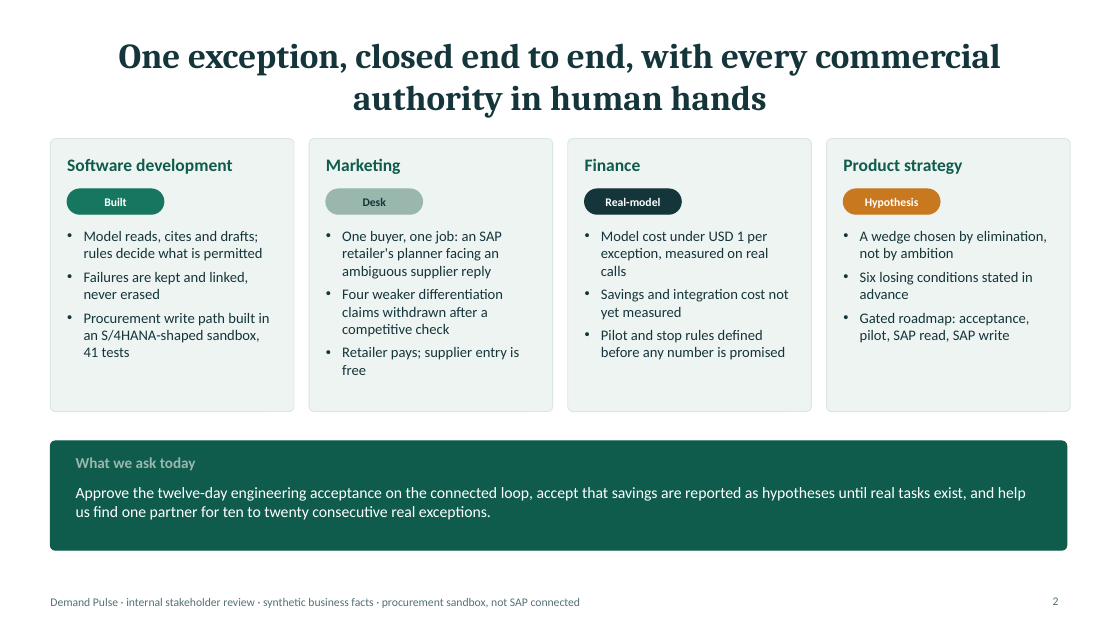
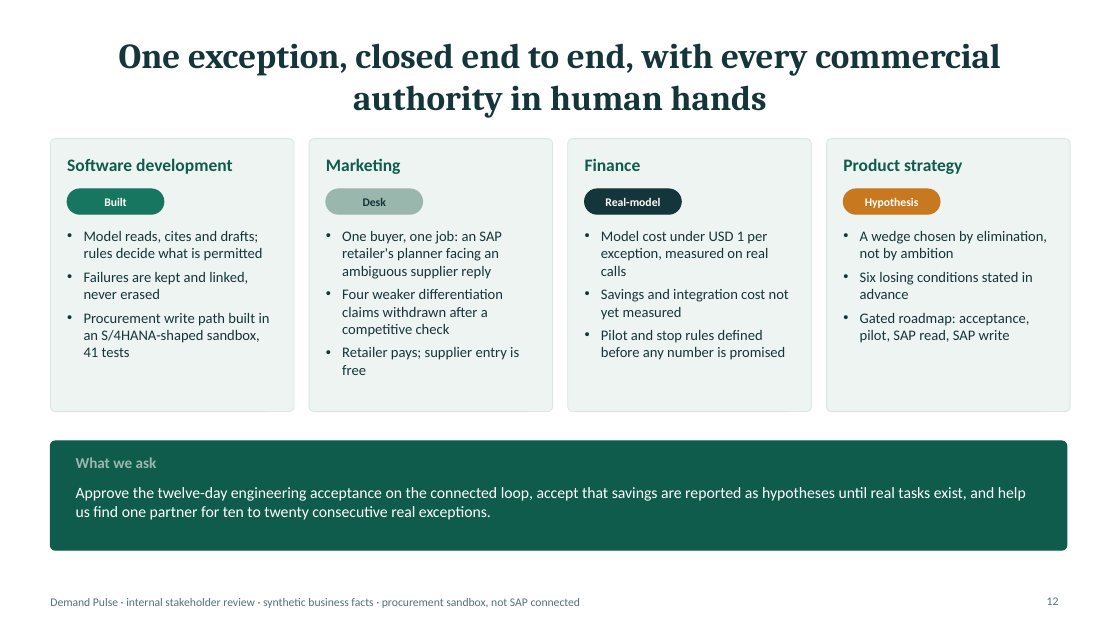
Before and after one commit to logisticPM/sap, a slide deck: slide 12 of presentations/SAP_Demand_Pulse_Business_Case_Deck.pptx (slide 2 before the commit). Drawn at 1120x630 pixels with LibreOffice and Linux fonts; fonts in the diff are those of the drawing. Boxes give left, top, right and bottom in pixels: in the first picture for what was removed or moved away, otherwise in the second. Text is boxed around its words. In the diff, an @@ line names an element or a change of style, - is before the commit and + after.

```diff
--- a/presentations/SAP_Demand_Pulse_Business_Case_Deck.pptx
+++ b/presentations/SAP_Demand_Pulse_Business_Case_Deck.pptx
@@ text at [76,457,157,468]: text changed @@
-What we ask today
+What we ask
@@ page number at [1047,597,1059,605]: text changed @@
-2
+12
```
Also in this commit, not shown: 3 other slides changed, 2 slides added, 1 slide removed, 2 other files.
